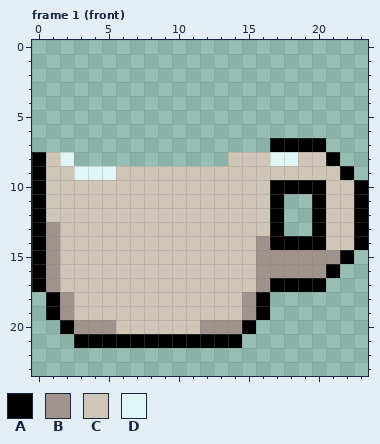
One commit to this pixel-art file: res/ase/cup.aseprite. Above: the version before the commit.
24x24 pixels, 2 frames. Shown: frame 1 (front).
Palette (. is transparent): A #000000  B #a0938e  C #cfc6b8  D #dff6f5
Pixels before, frame 1 (front), first column x 0:
 7 .................AAAA...
 8 ACD...........CCCDDCCA..
 9 ACCDDDCCCCCCCCCCCCCCCCA.
10 ACCCCCCCCCCCCCCCCAAAACCA
11 ACCCCCCCCCCCCCCCCA..ACCA
12 ACCCCCCCCCCCCCCCCA..ACCA
13 ABCCCCCCCCCCCCCCCA..ACCA
14 ABCCCCCCCCCCCCCCBAAAACCA
15 ABCCCCCCCCCCCCCCBBBBBBA.
16 ABCCCCCCCCCCCCCCBBBBBA..
17 ABCCCCCCCCCCCCCCBAAAA...
18 .ABCCCCCCCCCCCCBA.......
19 .ABCCCCCCCCCCCCBA.......
20 ..ABBBCCCCCCBBBA........
21 ...AAAAAAAAAAAA.........
The same view after the edit:
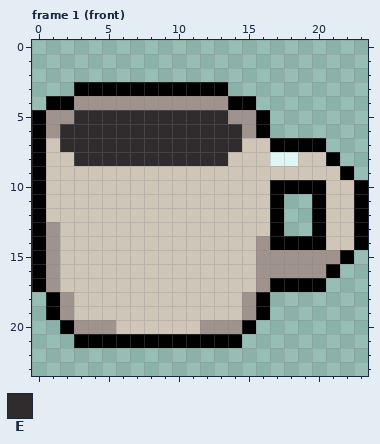
Colours new in this view: E #302c2e
Diff:
layer "Layer 2" now shown
Frame 1 (front), layer "Layer 2":
The edit adds colour A in row 3 at x 3 to 13; in row 4 at x 1 to 2 and 14 to 15; in rows 5 to 6 at x 0 and 16; in row 7 at x 0.
The edit adds colour B in row 4 at x 3 to 13; in row 5 at x 1 to 2 and 14 to 15; in row 6 at x 1 and 15.
The edit adds colour C in row 7 at x 1 and 15 to 16.
Colour D gives way to colour C in row 8 at x 2; in row 9 at x 3 to 5.
The edit adds colour E in row 5 at x 3 to 13; in rows 6 to 7 at x 2 to 14; in row 8 at x 3 to 13.
